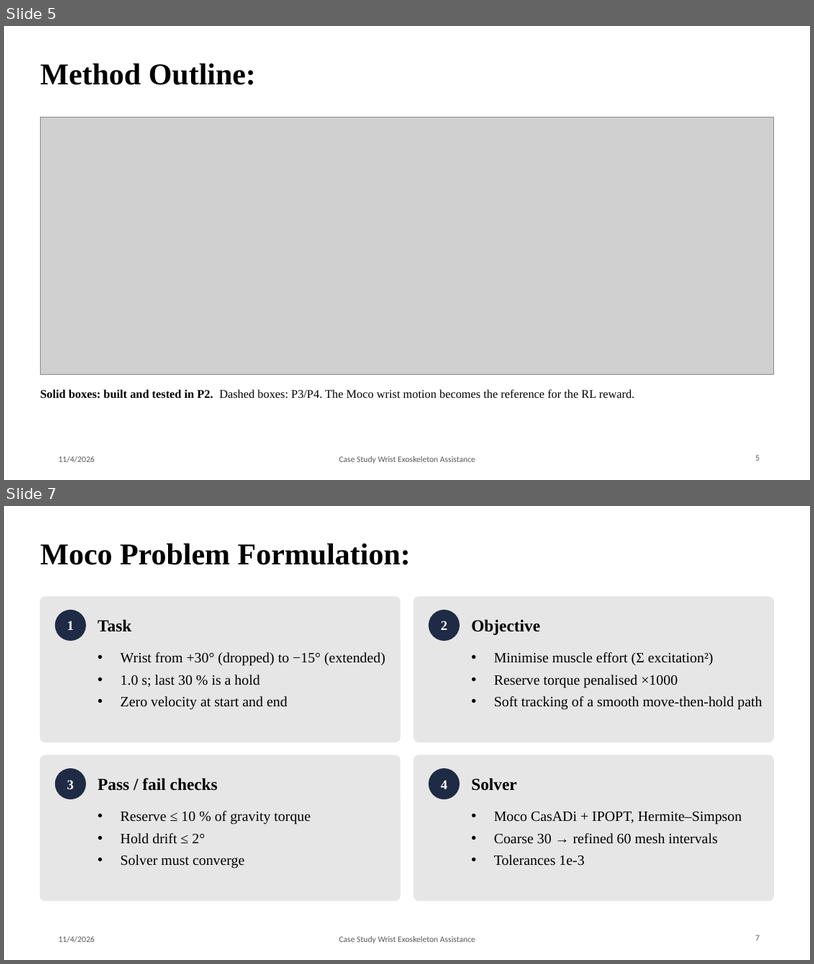
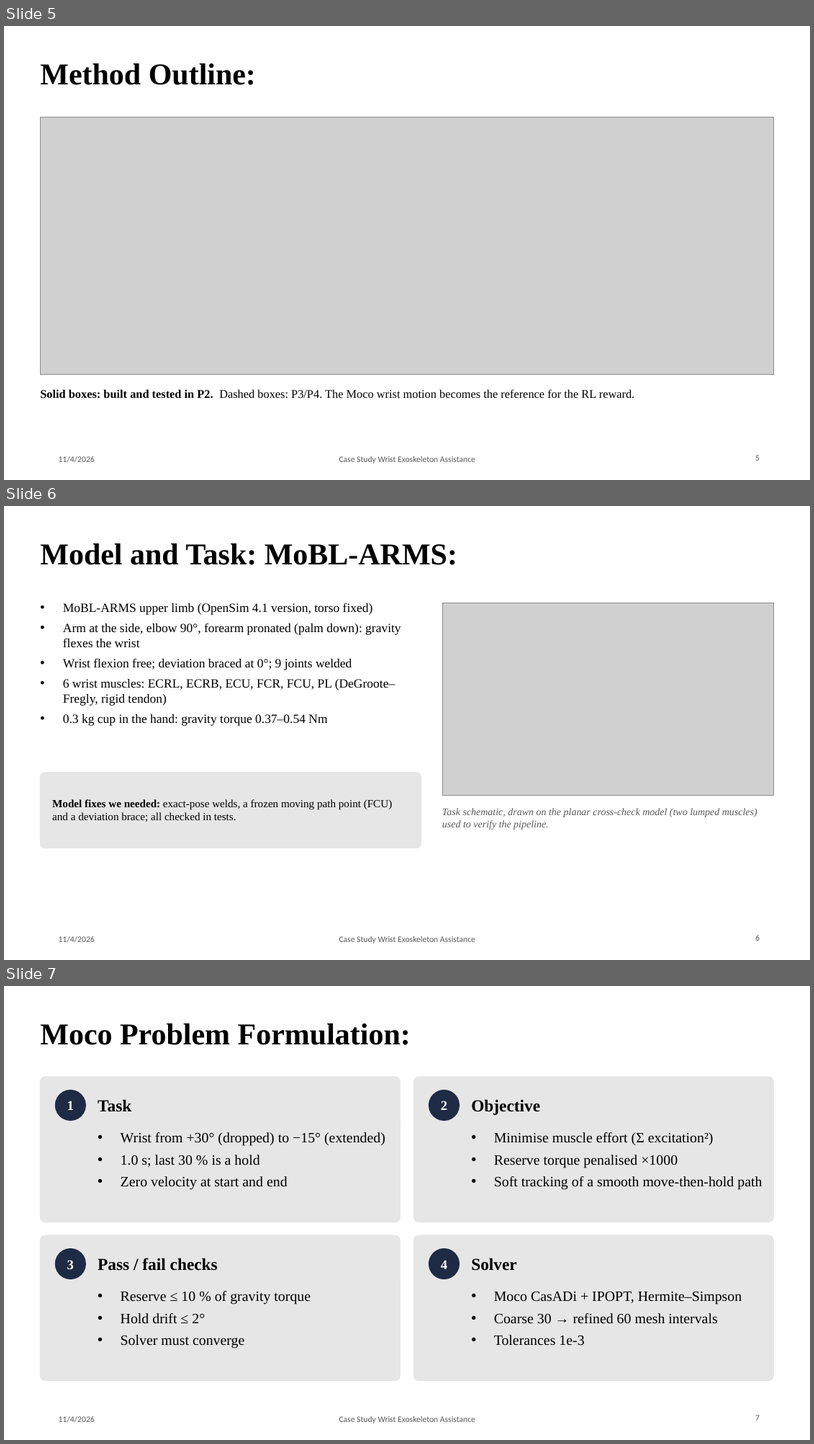
Before and after one commit to Rationaliser/wrist-exo-assist-sim, a slide deck: presentation/P2_Team7_Wrist_Exo_Baseline.pptx. Shown one above the other, each under a label of ours: slides 5 and 7 before the commit, slides 5, 6 and 7 after it; the slides between them are not shown. The pictures are 814x964 and 814x1444 pixels, drawn with LibreOffice and Linux fonts; fonts in the diff are those of the drawing; grey boxes stand for pictures; background and template pictures are left out. Boxes give left, top, right and bottom in pixels: in the first picture for what was removed or moved away, otherwise in the second. Text is boxed around its words. In the diff, an @@ line names an element or a change of style, - is before the commit and + after.

```diff
--- a/presentation/P2_Team7_Wrist_Exo_Baseline.pptx
+++ b/presentation/P2_Team7_Wrist_Exo_Baseline.pptx
@@ slide 6 added at [4,506,810,960], background #FFFFFF; not listed: 2 template elements that a slide beside it also shows @@
@@ title added at [40,543,458,565], 36 pt, text #000000, bold @@
+Model and Task: MoBL-ARMS:
@@ text added at [63,602,401,726], 15 pt, text #000000 @@
+• MoBL-ARMS upper limb (OpenSim 4.1 version, torso fixed)
+• Arm at the side, elbow 90°, forearm pronated (palm down): gravity flexes the wrist
+• Wrist flexion free; deviation braced at 0°; 9 joints welded
+• 6 wrist muscles: ECRL, ECRB, ECU, FCR, FCU, PL (DeGroote–Fregly, rigid tendon)
+• 0.3 kg cup in the hand: gravity torque 0.37–0.54 Nm
@@ picture added at [442,602,774,795] @@
@@ rounded rectangle added at [40,772,422,848], fill #E6E6E6, outline #E6E6E6 1 pt @@
@@ text added at [52,799,393,821], 13 pt, text #000000 @@
+Model fixes we needed: exact-pose welds, a frozen moving path point (FCU) and a deviation brace; all checked in tests.
@@ text added at [442,808,758,829], 12 pt, text #595959, italic @@
+Task schematic, drawn on the planar cross-check model (two lumped muscles) used to verify the pipeline.
@@ page number added at [756,934,760,940], 10 pt, text #595959 @@
+6
```
Also in this commit, not shown: 9 slides changed, 1 slide removed, 4 other files.
